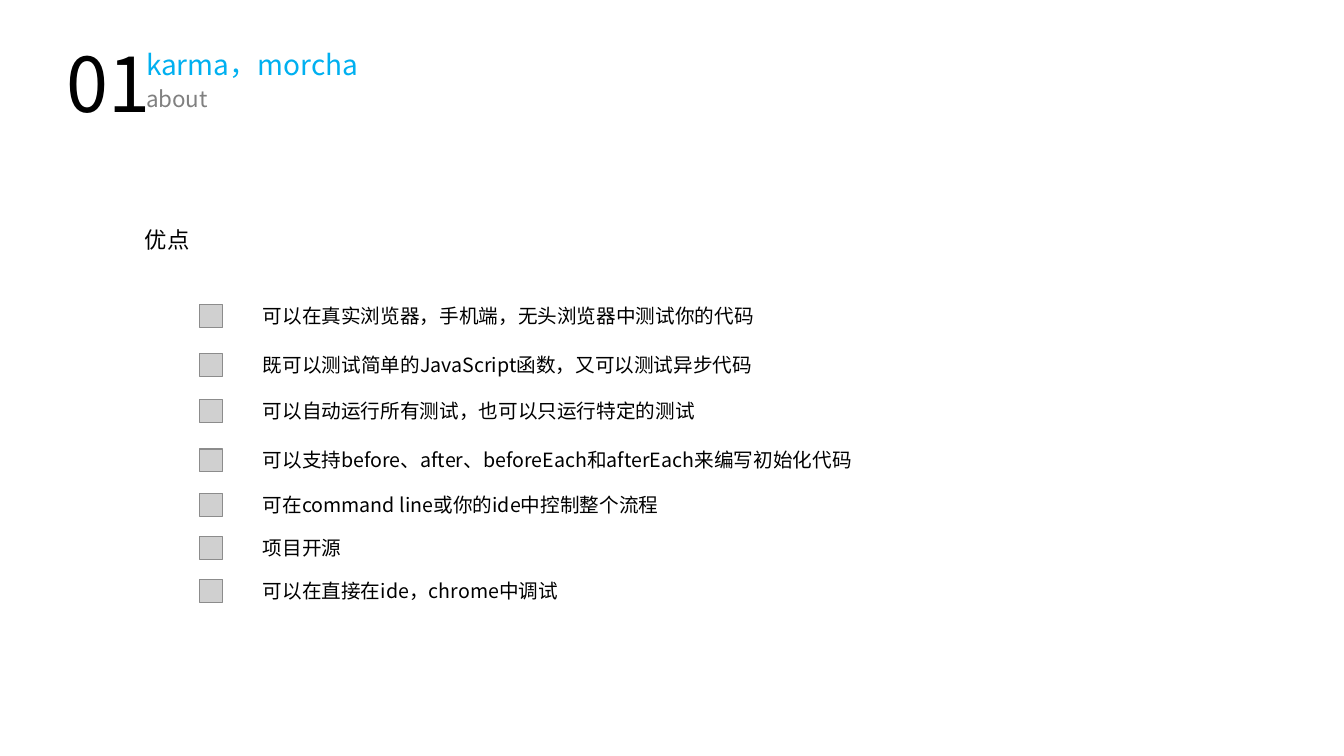
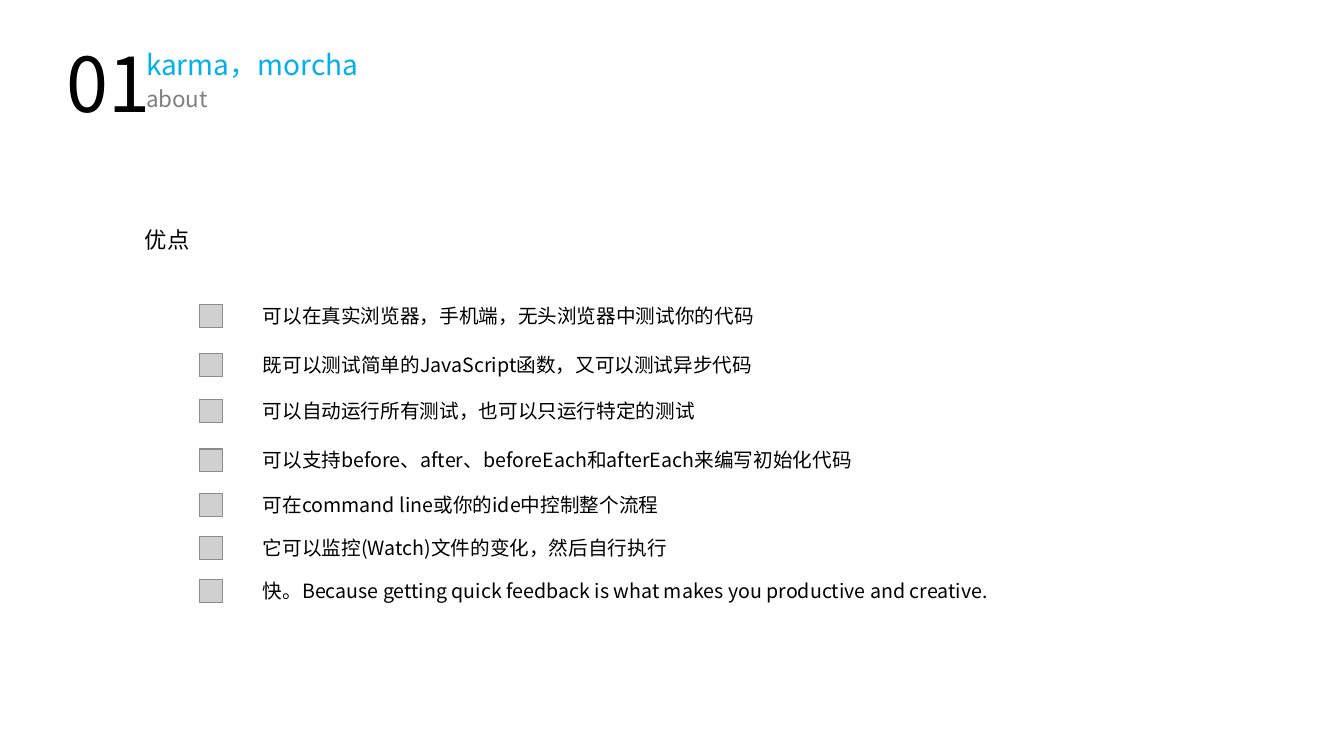
Before and after one commit to hux1ao/vue-unit-test, a slide deck: slide 5 of 单元测试.pptx (slide 4 before the commit). Drawn at 1344x756 pixels with LibreOffice and Linux fonts; fonts in the diff are those of the drawing; grey boxes stand for pictures. Boxes give left, top, right and bottom in pixels: in the first picture for what was removed or moved away, otherwise in the second. Text is boxed around its words. In the diff, an @@ line names an element or a change of style, - is before the commit and + after.

```diff
--- a/单元测试.pptx
+++ b/单元测试.pptx
@@ text at [263, 538, 667, 559]: text changed @@
-项目开源
+它可以监控(Watch)文件的变化，然后自行执行
@@ text at [263, 581, 988, 603]: text changed @@
-可以在直接在ide，chrome中调试
+快。Because getting quick feedback is what makes you productive and creative.
```
Also in this commit, not shown: 15 other slides changed, 13 slides added, 1 slide removed, 10 other files.
